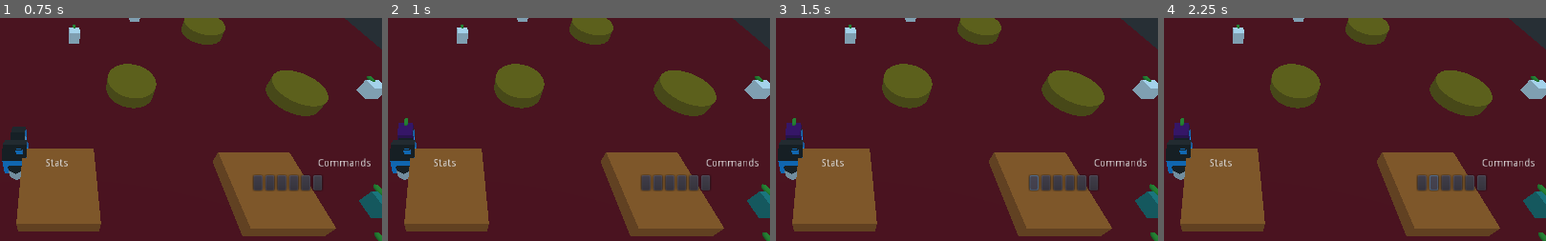
Above: before the commit, frames 1-4 (left to right).
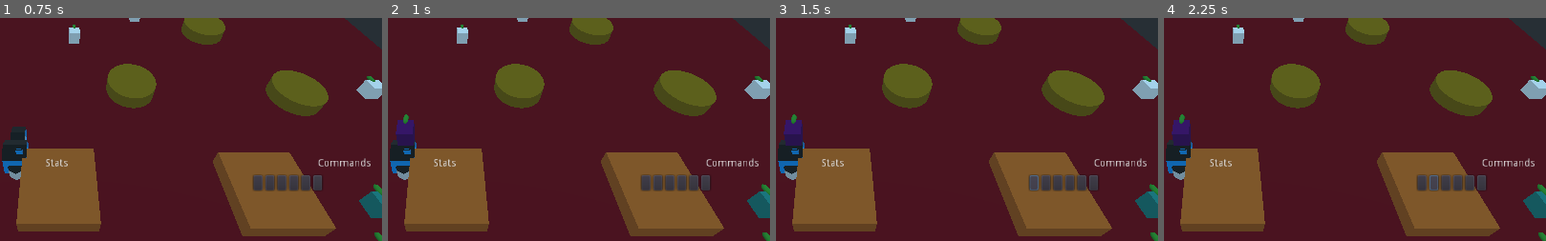
Above: after the commit, the same moments.

Repository: Ellord207/GodotShenanigans
Game: Godot game, scene res://World/TestWorld.tscn
Two runs of this game, one before a commit and one after it. Both use one fixed random seed, a clock stepped at 60 frames per second and the inputs below.
Inputs (mouse positions are % of the whole screen's width and height, from its top left):
- Up to frame 1 (0.75 s): move the mouse to (45, 70) at 0.52 s; hold Up from 0.53 s (still down); tap B (CreateBuildingKey) at 0.6 s; click (45, 70) at 0.67 s
- Up to frame 2 (1 s): keep holding Up; tap C (CreateUnitKey) at 0.8 s
- Up to frame 3 (1.5 s): release Up at 1.25 s; click (76, 79) at 1.25 s
- Up to frame 4 (2.25 s): click (78, 79) at 2 s
The pictures show only the part of the screen within x 42-92%, y 42-92%; the shares and areas given below are measured in that part.

Frame 1 is identical in both runs. In frame 2, 0.3% of the frame differs, in the area x 2-7%, y 43-58%; in frame 3, 0.3%; in frame 4, 0.3%.
Error in both runs: Invalid operands 'String' and 'int' in operator '=='. (res://Actors/Unit.gd:42)

Commit message:
Add collision for houses placed by B key

Diff:
--- a/UI/House.tscn
+++ b/UI/House.tscn
@@ -1,7 +1,16 @@
-[gd_scene load_steps=2 format=2]
+[gd_scene load_steps=3 format=2]
 
 [ext_resource path="res://Assets/House.escn" type="PackedScene" id=1]
 
-[node name="Spatial" type="Spatial"]
+[sub_resource type="BoxShape" id=1]
+extents = Vector3( 0.670674, 1.47092, 2.26457 )
+
+[node name="StaticBody" type="StaticBody"]
+collision_layer = 3
+collision_mask = 0
 
 [node name="House" parent="." instance=ExtResource( 1 )]
+
+[node name="CollisionShape" type="CollisionShape" parent="."]
+transform = Transform( 1, 0, 0, 0, 1, 0, 0, 0, 1, -0.27409, 1.49743, -0.682572 )
+shape = SubResource( 1 )
--- a/World/CamControl.gd
+++ b/World/CamControl.gd
@@ -27,7 +27,6 @@
 		var results = raycast_from_mouse(m_pos, 1);
 		var newUnitScene = load("res://Actors/Unit.tscn");
 		var newUnit = newUnitScene.instance();
-		#newUnit.global_transform.translated(results.position);
 		newUnit.global_translate(results.position);
 		newUnit.team = 0;
 		navMesh.add_child(newUnit);
